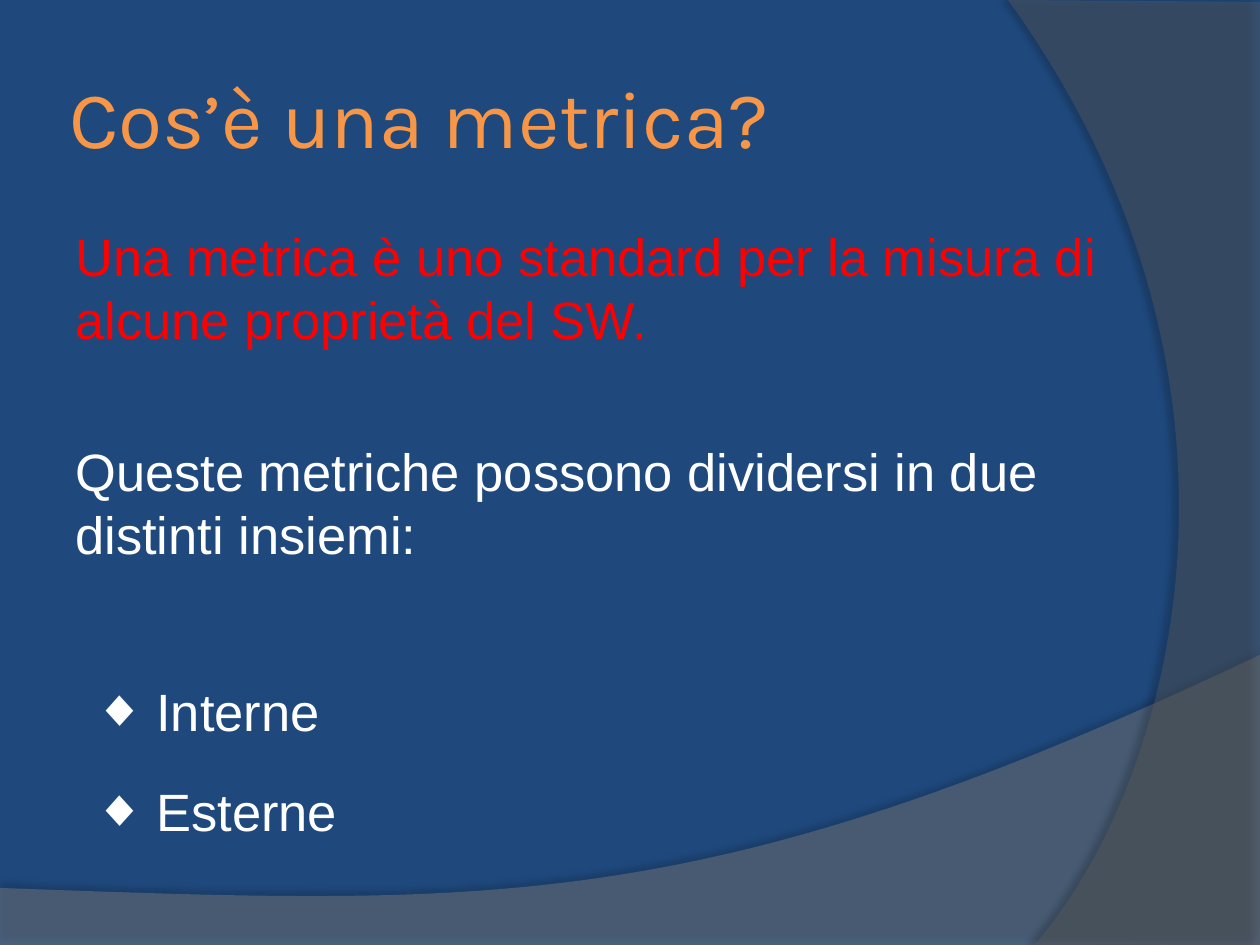
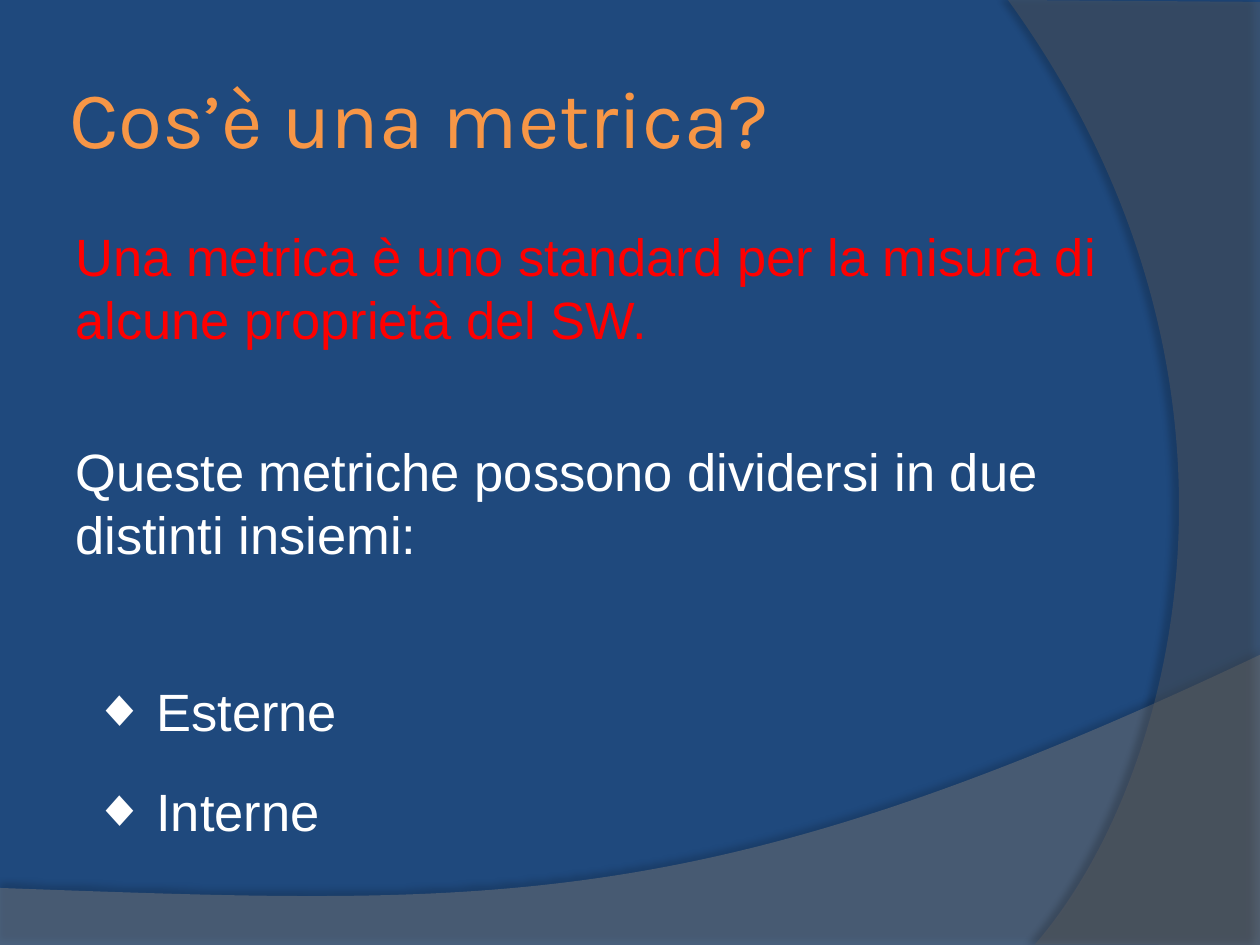
Before and after one commit to yan0z/ISW, a slide deck: slide 3 of Quesito 2 Team/1.ISW-Metrica.pptx. Drawn at 1260x945 pixels with LibreOffice and Linux fonts; fonts in the diff are those of the drawing. Boxes give left, top, right and bottom in pixels: in the first picture for what was removed or moved away, otherwise in the second. Text is boxed around its words. In the diff, an @@ line names an element or a change of style, - is before the commit and + after.

Commit message:
paper quesito 2

```diff
--- a/Quesito 2 Team/1.ISW-Metrica.pptx
+++ b/Quesito 2 Team/1.ISW-Metrica.pptx
@@ text "Esterne" moved from (x1=156, y1=795, x2=337, y2=832) to (x1=156, y1=695, x2=337, y2=732) @@
@@ text "Interne" moved from (x1=156, y1=695, x2=319, y2=732) to (x1=156, y1=795, x2=319, y2=832) @@
```
